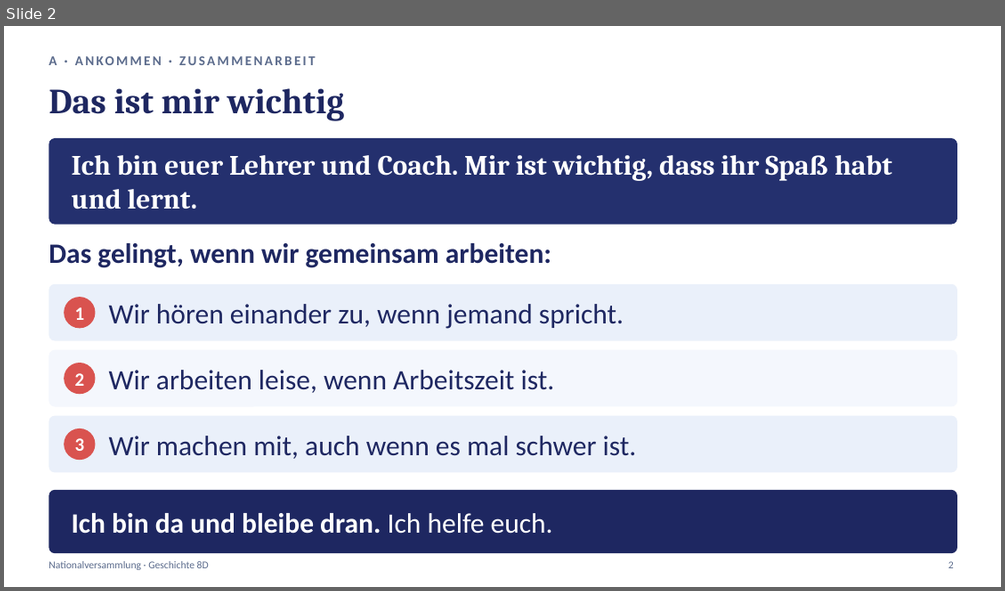
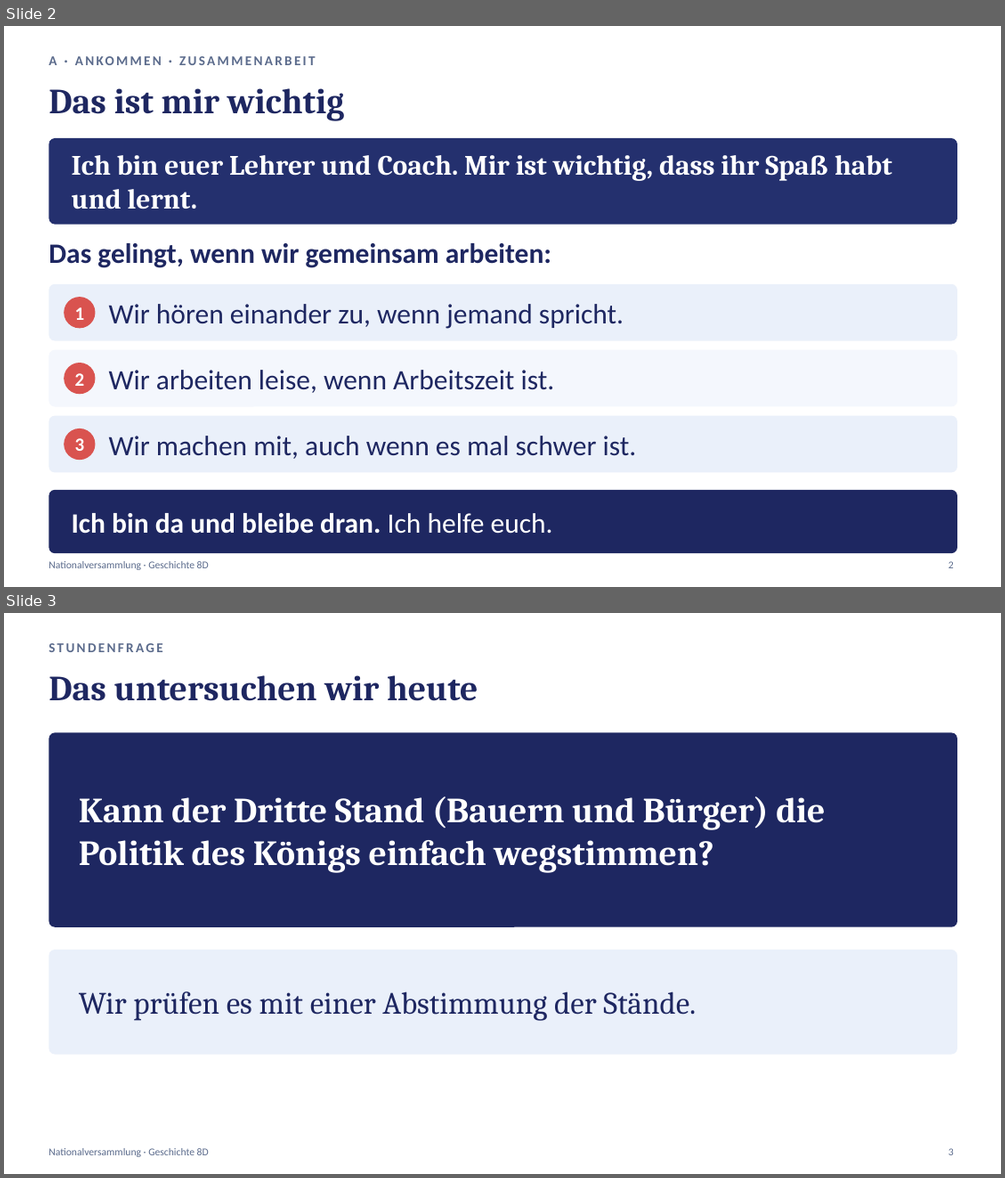
Before and after one commit to golzkonstantin-gif/Schule, a slide deck: Geschichte_8D/Stunde2_Nationalversammlung/Praesentation_Stunde2_Nationalversammlung_8D.pptx. Shown one above the other, each under a label of ours: slide 2 before the commit, slides 2 and 3 after it. The pictures are 1005x591 and 1005x1178 pixels, drawn with LibreOffice and Linux fonts; fonts in the diff are those of the drawing. Boxes give left, top, right and bottom in pixels: in the first picture for what was removed or moved away, otherwise in the second. Text is boxed around its words. In the diff, an @@ line names an element or a change of style, - is before the commit and + after.

```diff
--- a/Geschichte_8D/Stunde2_Nationalversammlung/Praesentation_Stunde2_Nationalversammlung_8D.pptx
+++ b/Geschichte_8D/Stunde2_Nationalversammlung/Praesentation_Stunde2_Nationalversammlung_8D.pptx
@@ slide 3 added at [4, 613, 1001, 1174], background #FFFFFF @@
@@ text added at [48, 643, 162, 652], 13 pt, text #5B6B8C, bold @@
+STUNDENFRAGE
@@ text added at [48, 675, 477, 701], 34 pt, text #1E2761, bold @@
+Das untersuchen wir heute
@@ rounded rectangle added at [48, 732, 957, 927], fill #1E2761 @@
@@ text added at [79, 796, 825, 873], 34 pt, text #FFFFFF, bold @@
+Kann der Dritte Stand (Bauern und Bürger) die Politik des Königs einfach wegstimmen?
@@ rounded rectangle added at [48, 949, 957, 1054], fill #EAF0FA @@
@@ text added at [79, 991, 696, 1021], 30 pt, text #1E2761 @@
+Wir prüfen es mit einer Abstimmung der Stände.
@@ text added at [48, 1148, 209, 1157], 10 pt, text #5B6B8C @@
+Nationalversammlung · Geschichte 8D
@@ text added at [948, 1148, 954, 1155], 10 pt, text #5B6B8C @@
+3
```
Also in this commit, not shown: 12 slides changed, 1 other slide added, 1 slide removed, 21 other files.
